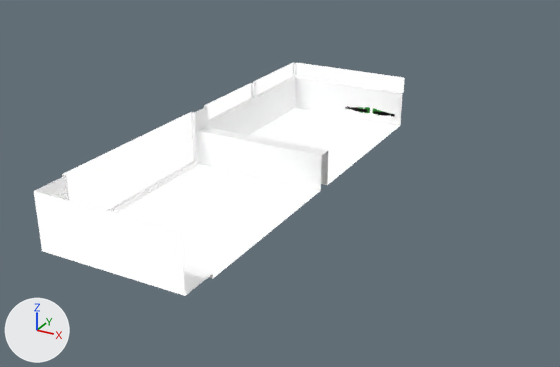
The glTF model blender/finger.glb, before and after one commit.
Both versions are drawn from a 50 mm camera at (10.15, -25.28, 10.57) aimed at (-0.84, -5.29, 0.58). Every picture has the same lights, and +X, +Y and +Z are marked at lower left. Vertices at the same position are counted once.

The first picture shows 'finger', 'shooting_range'.
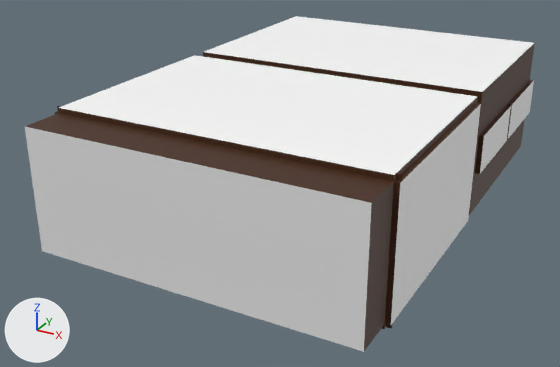
Location of each change, (x1, y1, x2, y2) in pixels of the pictures (560 x 367 px):
'shooting_range', recoloured, surface changed, reshaped (37% wider, 44% taller): before (34, 63, 405, 296); after (25, 16, 535, 352)
'finger', recoloured: (345, 106, 395, 117) in both
part 1 of me_cube, added: after (25, 16, 535, 352)
part 2 of me_cube, recoloured: (34, 191, 185, 296) in both

What changed in the scene script:
```text
Change mat_metal_2:
    mat_metal_2.base_color: (0.0253, 0.269, 0.0292) -> (0.00689, 0.8, 0.0)  # green #2c8e30 -> green #14e700
Change mat_mat:
    mat_mat.metallic: 1.0 -> 0.0
    mat_mat.base_color: (0.0, 0.0, 0.0) -> (1.0, 1.0, 1.0)  # black #000000 -> white #ffffff
    remove mat_mat.emission_strength = 1.0
Change mat_wall:
    mat_wall.base_color: (0.0, 0.0, 0.0) -> (1.0, 1.0, 1.0)  # black #000000 -> white #ffffff
    remove mat_wall.emission_strength = 1.0
Change mat_wood:
    mat_wood.metallic: 1.0 -> 0.0
    mat_wood.roughness: 1.0 -> 0.5
    mat_wood.base_color: (1.0, 1.0, 1.0) -> (0.0607, 0.0188, 0.00466)  # white #ffffff -> brown #46250f
Change me_cube:
    used by ob_shooting_range; location = (0.0, 0.0, 0.0)
    remove me_cube.from_pydata(...)  # 74 vertices, 112 faces; spans x -5.0..0.0, y -11.8..3.5, z 0.0..2.0
    add me_cube.from_pydata(...)  # 226 vertices, 448 faces; spans x -5.0..5.0, y -11.8..3.5, z 0.0..4.0
    me_cube part 1
    52 vertices are added at x -5.0..5.0, y -10.5..3.4, z 0.0..4.0
    19 new vertices lie (0.0, 0.0, 0.6) away from vertices in x -5.0..0.0, y -11.8..3.5, z 2.0
    20 new vertices lie (4.8, 0.0, 0.0) away from vertices in x -4.8..0.0, y -11.8..3.5, z 0.0..2.6
    8 new vertices lie (0.0, 0.0, 1.2) away from vertices in x -5.0..4.8, y -11.8..-4.1, z 2.6
    5 new vertices lie (0.0, 0.0, 1.3) away from vertices in x -4.8..4.8, y -10.5..3.4, z 0.1..2.7
    8 new vertices lie (4.8, 0.0, 0.0) away from vertices in x -4.8..0.0, y -10.5..3.4, z 2.6..4.0
    7 new vertices lie (4.8, 0.0, 0.0) away from vertices in x -4.8..0.0, y -10.5..-3.5, z 2.7..4.0
    7 new vertices lie (0.0, 0.0, 0.6) away from vertices in x 4.8..5.0, y -10.5..3.4, z 1.4
    7 new vertices lie (0.0, -3.3, 0.0) away from vertices in x 4.8..5.0, y 3.4, z 1.2..2.7
    7 new vertices lie (0.0, 0.0, 0.6) away from vertices in x 4.8..5.0, y -10.5..0.1, z 1.4..2.0
    7 new vertices lie (0.0, -3.2, 0.0) away from vertices in x 4.8..5.0, y -0.1, z 1.2..2.7
    5 new vertices lie (0.0, 6.2, 0.0) away from vertices in x 5.0, y -10.4, z 0.2..3.8
    30 new faces join them, mat_mat (white #ffffff)
    42 new faces join them, mat_wall (white #ffffff)
    12 new faces join them
    252 new faces join them, mat_wood (brown #46250f)
    me_cube part 2: 4 faces spanning x -4.8..0.0, y -11.8, z 0.1..2.0 switch from mat_roof (black #000000) to no material
```
